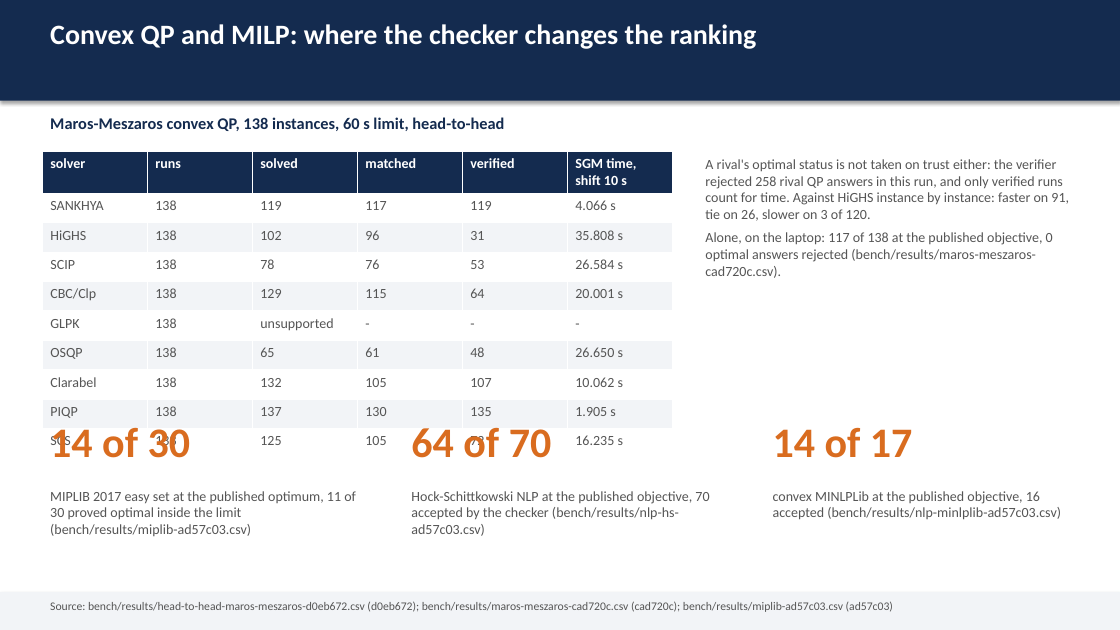
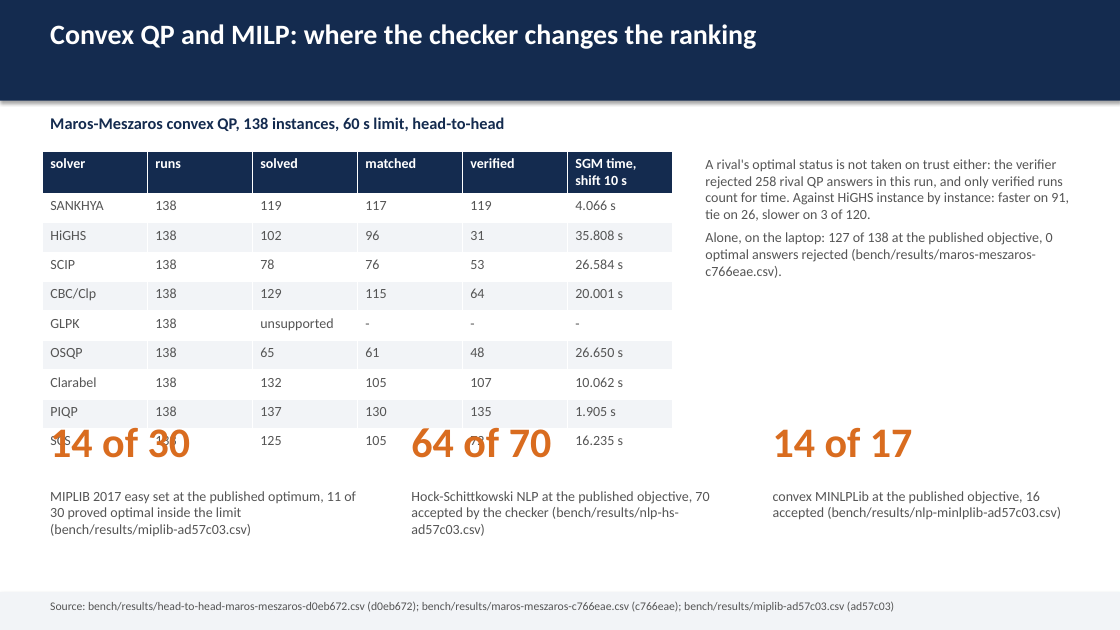
Before and after one commit to thegoodengineers/SANKHYA, a slide deck: slide 6 of docs/SANKHYA-deck.pptx. Drawn at 1120x630 pixels with LibreOffice and Linux fonts; fonts in the diff are those of the drawing. Boxes give left, top, right and bottom in pixels: in the first picture for what was removed or moved away, otherwise in the second. Text is boxed around its words. In the diff, an @@ line names an element or a change of style, - is before the commit and + after.

Commit message:
docs: Maros-Meszaros 127 of 138 on main at c766eaeb, v1.0.0-rc5 as the latest release, the jury links and how to read the scoreboard (#981) (#1175)
Refs #981, refs #1079.

**Maros-Meszaros on main at `c766eaeb`**, the commit that merged #1156 (`bench.yml` `maros-meszaros` suite, run 39852337191, 60 s per instance, all 138): `optimal` 128, within 1e-6 of the reference 127, verifier-accepted 132, no `optimal` the verifier rejects. The CSV `bench/results/maros-meszaros-c766eae.csv` is committed here. Before, at `cad720c`: 119 / 117 / 124.

Regenerated from that CSV, by their generators: the README scoreboard (`make_scoreboard.py --write`), `docs/BENCHMARKS.md` (`make_benchmarks_doc.py`), `docs/REPORT.md`, `docs/REPORT.pdf` and `docs/SANKHYA-deck.pptx` (`make_report.py`); both `--check`s pass. Hand-edited: the Maros-Meszaros paragraph in the README and the QP row of `docs/PS26119_COVERAGE.md`.

Also in the README:
- the latest release is now v1.0.0-rc5 (release link, wheel URLs, container tag; the Windows x64 CUDA archive it carries);
- under "Project site", direct links to the demo video (hosted on the site), the jury report PDF and the deck;
- "How to read these numbers" under the scoreboard, printed by `make_scoreboard.py` inside its own markers so `--check` covers it.

```diff
--- a/docs/SANKHYA-deck.pptx
+++ b/docs/SANKHYA-deck.pptx
@@ text at (x1=705, y1=232, x2=1053, y2=278): text changed @@
-Alone, on the laptop: 117 of 138 at the published objective, 0 optimal answers rejected (bench/results/maros-meszaros-cad720c.csv).
+Alone, on the laptop: 127 of 138 at the published objective, 0 optimal answers rejected (bench/results/maros-meszaros-c766eae.csv).
@@ text at (x1=50, y1=601, x2=894, y2=612): text changed @@
-Source: bench/results/head-to-head-maros-meszaros-d0eb672.csv (d0eb672); bench/results/maros-meszaros-cad720c.csv (cad720c); bench/results/miplib-ad57c03.csv (ad57c03)
+Source: bench/results/head-to-head-maros-meszaros-d0eb672.csv (d0eb672); bench/results/maros-meszaros-c766eae.csv (c766eae); bench/results/miplib-ad57c03.csv (ad57c03)
```
Also in this commit, not shown: 1 other slide changed, 7 other files.
